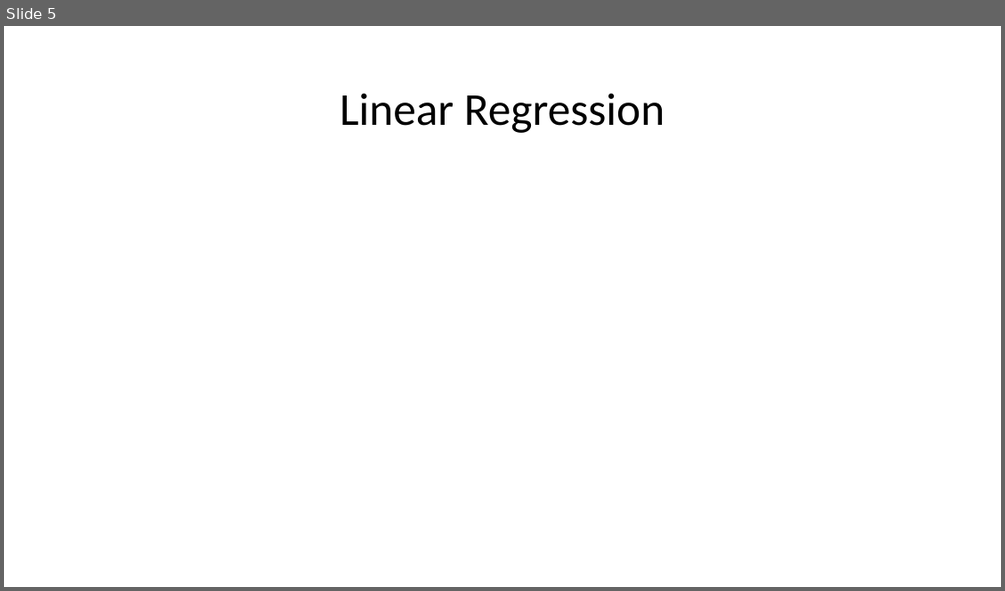
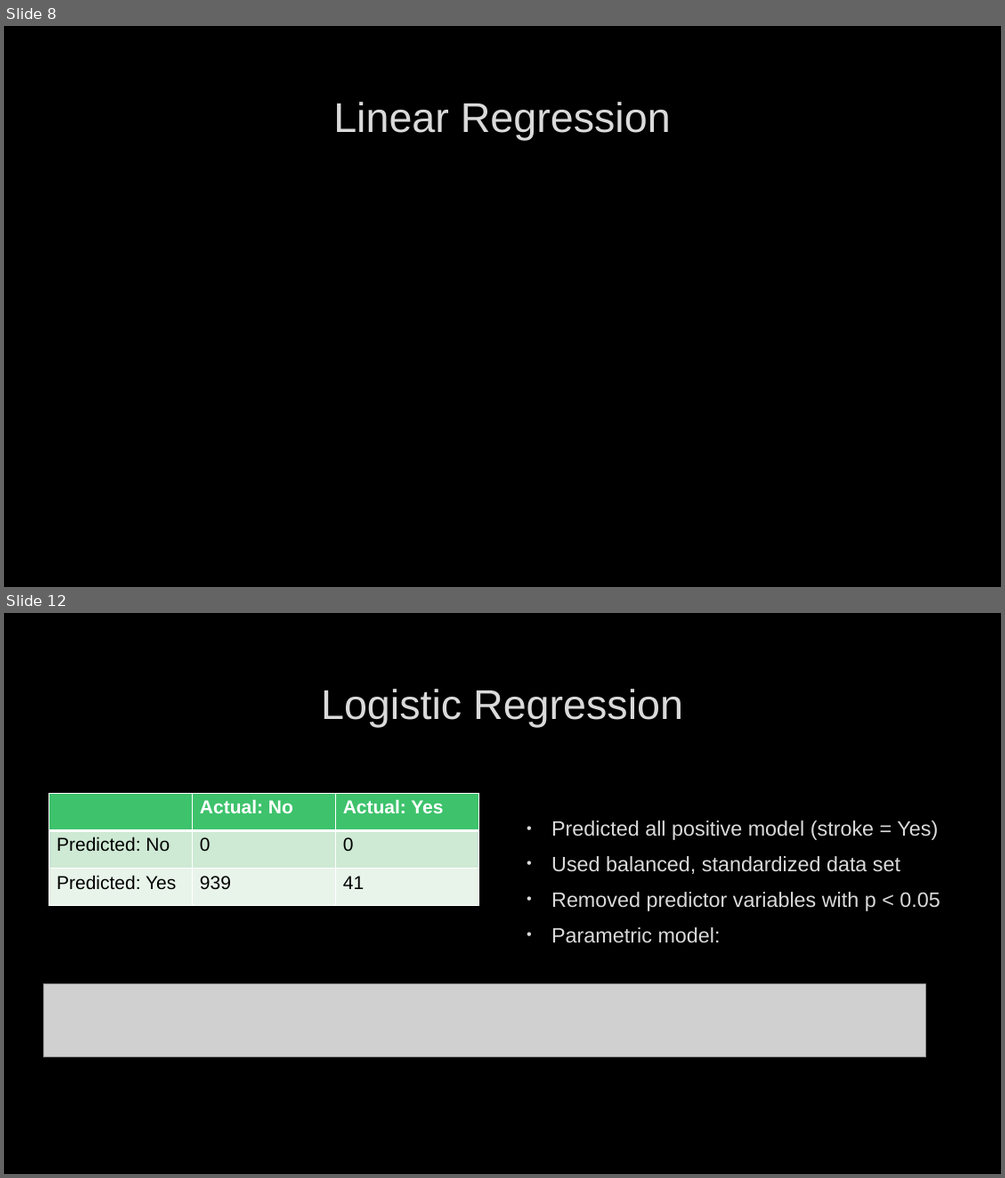
Before and after one commit to hunterblum/Data-Mining-G4, a slide deck: Stroke Dataset Presentation.pptx. Shown one above the other, each under a label of ours: slide 5 before the commit, slides 8 and 12 after it; the slides between them are not shown. The pictures are 1005x591 and 1005x1178 pixels, drawn with LibreOffice and Linux fonts; fonts in the diff are those of the drawing; grey boxes stand for pictures; background and template pictures are left out. Boxes give left, top, right and bottom in pixels: in the first picture for what was removed or moved away, otherwise in the second. Text is boxed around its words. In the diff, an @@ line names an element or a change of style, - is before the commit and + after.

```diff
--- a/Stroke Dataset Presentation.pptx
+++ b/Stroke Dataset Presentation.pptx
@@ slide 12 added at [4,613,1001,1174], background picture (left out) @@
@@ title added at [321,689,683,727], 40 pt, text #DADADA @@
+Logistic Regression
@@ table added at [48,793,479,906], 3 rows, 3 columns @@
+ | Actual: No | Actual: Yes
+Predicted: No | 0 | 0
+Predicted: Yes | 939 | 41
@@ text added at [551,820,939,943], 20 pt, text #DADADA @@
+• Predicted all positive model (stroke = Yes)
+• Used balanced, standardized data set
+• Removed predictor variables with p < 0.05
+• Parametric model:
@@ picture added at [44,983,925,1056] @@
@@ what was slide 5 is now slide 8 @@
@@ slide 8 changed as well @@
@@ background #FFFFFF to picture (left out) @@
@@ title "Linear Regression": place and size @@
-title "Linear Regression" at [340,93,664,133]
+title "Linear Regression" at [333,102,671,140]
@@ title "Linear Regression" at [333,102,671,140]: size 44 to 40 pt, font Calibri to Arial, text colour #000000 to #DADADA, letter outline none to #404040 0.75 pt; line spacing 0.9 to 1 @@
```
Also in this commit, not shown: 2 other slides changed, 16 other slides added, 12 slides removed.
